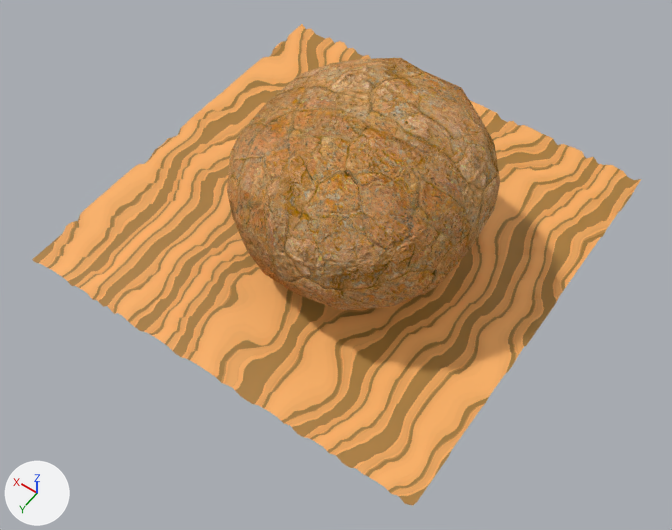
Renders of the Blender file art/tiles/tiles_rock/tile_rock1/tile_rock1.blend from each side of a commit.
Camera for both pictures: a 50 mm camera at (-1.59, 2.3, 3.22) aimed at (-0.17, 0.32, 0.1). Arrows for +X, +Y and +Z are at lower left; the lights stay in place.

Objects in the first picture: 'rock', 'sand'.
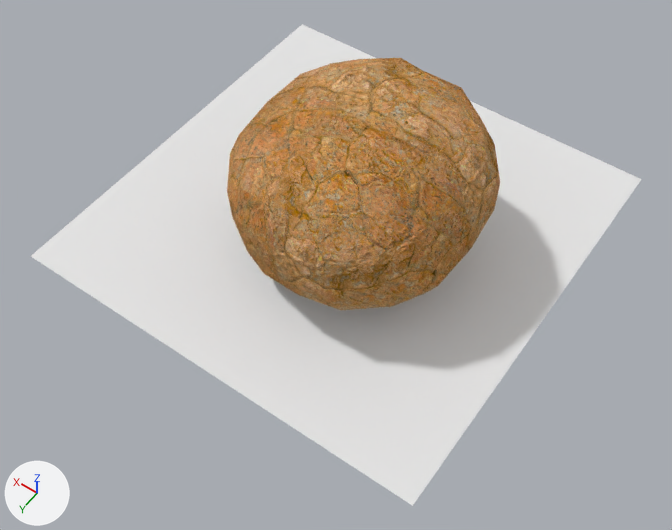
Pixel boxes (x1, y1, x2, y2) of what changed, in the pictures (672 x 530 px):
'sand', surface changed (orange to white)
    both: (31, 24, 641, 506)

What changed in the scene script:
```text
Change mat_material_002:
    remove # nodes: BsdfPrincipled, Displacement, OutputMaterial, TexVoronoi, TexWave, ValToRGB
    remove # colours: brown #a77c37, orange #ffb465
    nodes: BsdfDiffuse, OutputMaterial
```
